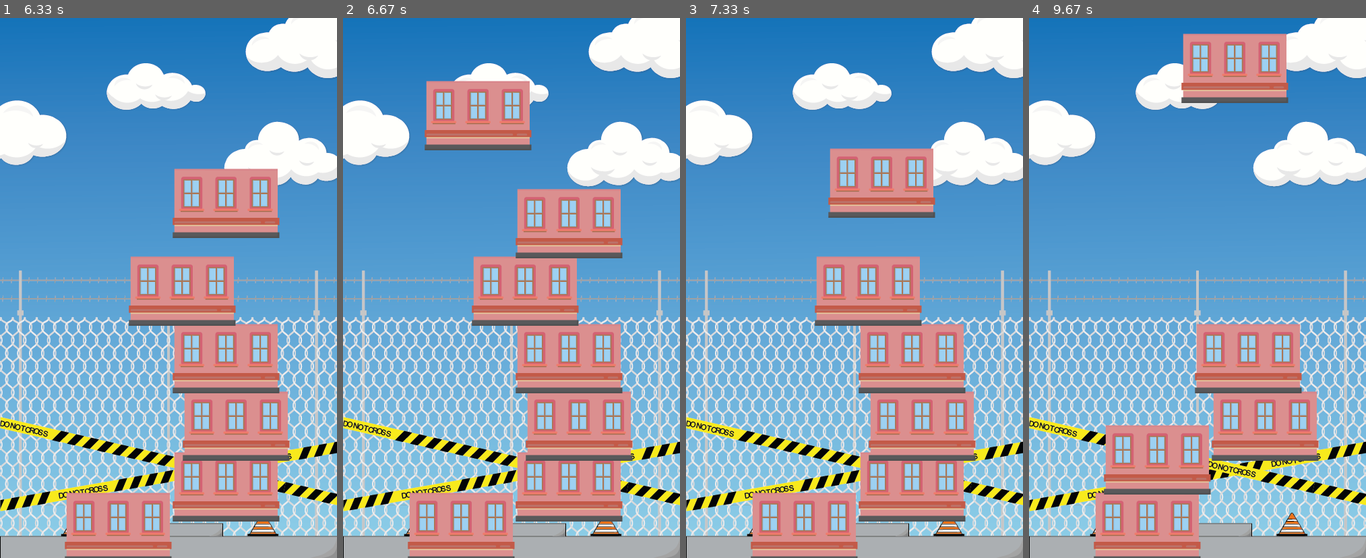
Above: before the commit, frames 1-4 (left to right).
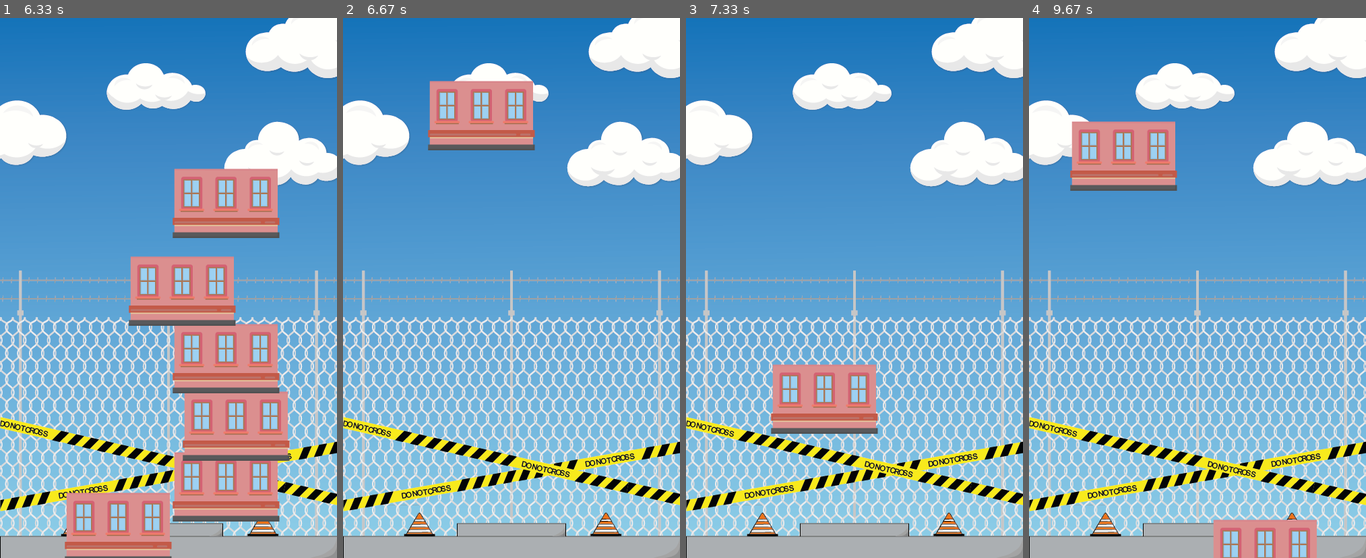
Above: after the commit, the same moments.

Repository: Andabero5/tower-pygame
Game: pygame game, started from mainMenu.py
Same seed, same stepped clock (60 frames per second), same inputs: the game is played once before the commit and once after it.
Inputs (mouse positions are in pixels of both pictures, inside the frame that each line leads up to):
- Up to frame 1 (6.33 s): click (168, 185) at 0.38 s; tap Space at 0.67, 1.07, 1.37, 1.57, 1.9, 2.2, 2.4, 2.7, 2.97, 3.3, 3.6, 3.73, 4.13, 4.43, 4.8, 5.2, 5.5, 5.7, 6, 6.2 s
- Up to frame 2 (6.67 s): tap Space at 6.53 s
- Up to frame 3 (7.33 s): tap Space at 6.83, 7.03 s
- Up to frame 4 (9.67 s): tap Space at 7.33, 7.6, 7.93, 8.23, 8.37, 8.77, 9.07, 9.43 s

Frame 1 is identical in both runs. In frame 2, 24% of the frame differs, in the area x 19-86%, y 11-100%; in frame 3, 26%, in the area x 19-86%, y 24-100%; in frame 4, 25%.

Commit message:
scene logic

Diff:
--- a/logic/floor.py
+++ b/logic/floor.py
@@ -30,7 +30,9 @@
                     list[0].kill()
                     self.remove()
                     self.speed[1] = 10
-
+        elif action == 2:
+            if self.rect.bottom > HEIGHT:
+                self.speed[1] = 0
         self.rect.move_ip(self.speed)
 
     def clone(self):
--- a/logic/game.py
+++ b/logic/game.py
@@ -7,7 +7,6 @@
 
 HEIGHT = 800
 WIDTH = 500
-FloorArray = []
 
 
 CLOCK = pygame.time.Clock()
@@ -24,8 +23,9 @@
     edifice = Edifice()
     loop = True
     option = 0
+    delete = False
+    first = True
     while loop == True:
-
         CLOCK.tick(60)
         pygame.display.flip()
         for event in pygame.event.get():
@@ -40,8 +40,24 @@
             edifice.addFloor(floor)
             floor = prototype.floorClone()
             option = 1
-        if option > 0:
-            floor.update(action=1, group=edifice)
+            delete = False
+        if delete:
+            floor.update(action=2)
+        elif option > 0:
+            if len(edifice.sprites()) == 6:
+                if first:
+                    first = False
+                    edifice.empty()
+                    delete = True
+                else:
+                    firstSprite = 0
+                    for i in edifice.sprites():
+                        if firstSprite == 0:
+                            firstSprite += 1
+                        else:
+                            edifice.remove(i)
+            else:
+                floor.update(action=1, group=edifice)
         else:
             floor.update()
         edifice.draw(screen)
